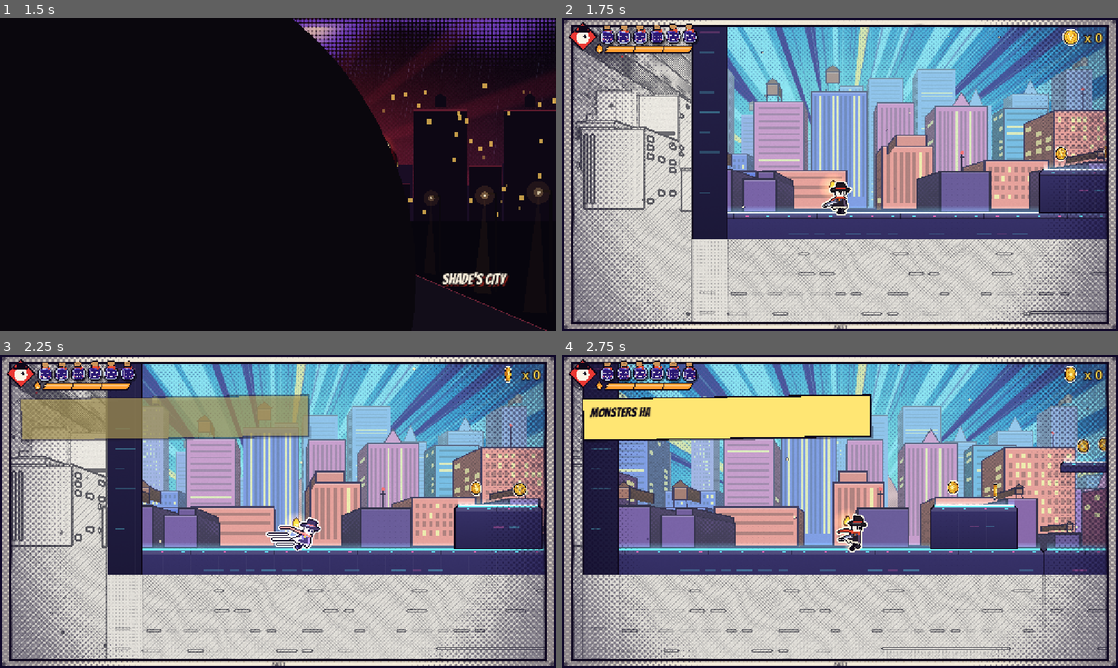
Above: before the commit, frames 1-4 (two rows, left to right).
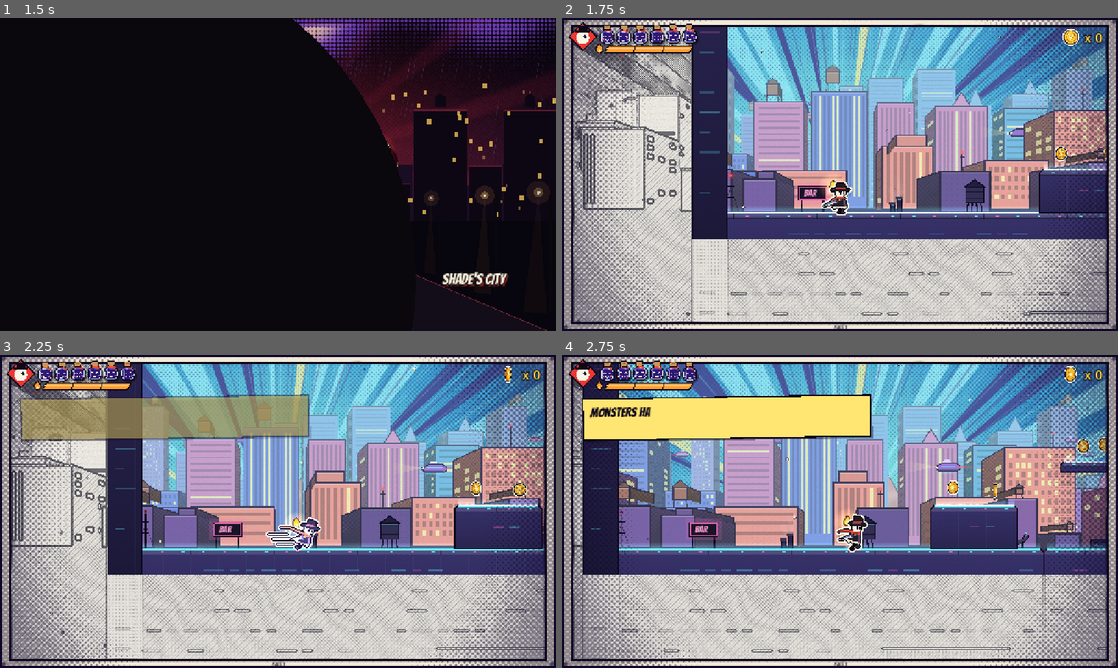
Above: after the commit, the same moments.

Repository: Ridhim-mittal/temp_game_jam
Game: Godot game, scene res://scenes/ui/main_menu.tscn
Two runs of this game, one before a commit and one after it. Both use one fixed random seed, a clock stepped at 60 frames per second and the inputs below. Sound files missing from this copy of the repository are replaced by a short silence.
Inputs (mouse positions are in pixels of both pictures, inside the frame that each line leads up to):
- Up to frame 1 (1.5 s): tap Enter (ui_accept) at 0.5 s; move the mouse to (400, 158) at 0.52 s; hold D (move_right) 0.53-1.25 s; hold F (heal) 0.53-1.25 s; click (400, 158) at 0.67 s; tap Space (jump) at 0.77, 1.07 s; drag from (166, 190) to (250, 237) at 1.27 s
- Up to frame 2 (1.75 s): no input
- Up to frame 3 (2.25 s): move the mouse to (333, 442) at 2.02 s; hold D (move_right) from 2.03 s (still down); hold F (heal) from 2.03 s (still down); tap Shift (dash) at 2.1 s
- Up to frame 4 (2.75 s): keep holding D (move_right); keep holding F (heal)

Frame 1 is identical in both runs. In frame 2, 0.8% of the frame differs, in the area x 9-98%, y 24-62%; in frame 3, 0.9%; in frame 4, 1.1%, in the area x 2-98%, y 25-62%.

Commit message:
2D detailing: hover traffic, rooftop clutter, Shade's script pages in the Long Drop
The City and Sketchbook sky gets two layers of hover cars between the
skylines (sky_traffic.gd); wide city blocks carry rooftop clutter behind the
walkway (AC fans turning, steaming vents, blinking antennas, dishes, a water
tank, a flickering neon sign, railings, crates, pigeons). The Long Drop's
trims add torn pages of Shade's script nailed to the walls, fallen pages,
paper strips from ceilings, and per zone glowing mushrooms, candle stubs or
pencil stubs. Visual only, no collision.

Co-Authored-By: Claude Opus 5.5 <noreply@anthropic.com>
Claude-Session: https://claude.ai/code/session_01RzNP4HJY4evBcjBDsyurQP

Diff:
--- a/scenes/background/comic_background.tscn
+++ b/scenes/background/comic_background.tscn
@@ -10,6 +10,7 @@
 [ext_resource type="Script" path="res://scripts/background/drift_motes.gd" id="8_motes"]
 [ext_resource type="Script" path="res://scripts/background/comic_foreground.gd" id="9_foreground"]
 [ext_resource type="Script" path="res://scripts/background/depth_fog.gd" id="10_fog"]
+[ext_resource type="Script" path="res://scripts/background/sky_traffic.gd" id="11_traffic"]
 
 [ext_resource type="Script" path="res://scripts/background/dark_veil.gd" id="20_veil"]
 [sub_resource type="ShaderMaterial" id="ShaderMaterial_sky"]
@@ -95,6 +96,21 @@
 side_windows = false
 detail_chance = 0.5
 
+[node name="TrafficFar" type="Parallax2D" parent="."]
+z_index = -10
+scroll_scale = Vector2(0.2, 0.2)
+script = ExtResource("5_parallax")
+
+[node name="Drawer" type="Node2D" parent="TrafficFar"]
+script = ExtResource("11_traffic")
+lanes = PackedFloat32Array(196, 232)
+speed = 45.0
+car_scale = 0.85
+spacing = 340.0
+fill = 0.55
+haze = 0.45
+seed = 7
+
 [node name="SkylineMid" type="Parallax2D" parent="."]
 z_index = -10
 scroll_scale = Vector2(0.28, 0.28)
@@ -117,6 +133,21 @@
 window_gap = Vector2(5, 7)
 lit_chance = 0.25
 
+[node name="TrafficNear" type="Parallax2D" parent="."]
+z_index = -10
+scroll_scale = Vector2(0.36, 0.36)
+script = ExtResource("5_parallax")
+
+[node name="Drawer" type="Node2D" parent="TrafficNear"]
+script = ExtResource("11_traffic")
+lanes = PackedFloat32Array(262, 308)
+speed = 95.0
+car_scale = 1.6
+spacing = 600.0
+fill = 0.5
+haze = 0.1
+seed = 3
+
 [node name="SkylineNear" type="Parallax2D" parent="."]
 z_index = -10
 scroll_scale = Vector2(0.45, 0.45)
--- /dev/null
+++ b/scripts/background/sky_traffic.gd
@@ -0,0 +1,91 @@
+extends Node2D
+## Hover cars drifting across the City's sky between the skylines
+## (comic_background.tscn: a far layer, small and hazy, and a nearer one).
+## Each lane runs one way; cars are spaced along it with gaps, bob a little,
+## and carry a headlight beam, a cyan thruster glow and a red tail streak.
+## Placed by deterministic hashing, so nothing is stored. One draw call.
+## Lanes are in the parent Parallax2D's screen space (see comic_parallax.gd).
+
+const ComicView = preload("res://scripts/background/comic_view.gd")
+const InkBatch = preload("res://scripts/depth/ink_batch.gd")
+
+## Height of each lane (local y); even lanes run right, odd ones left.
+@export var lanes := PackedFloat32Array([220.0, 262.0])
+@export var speed := 80.0
+@export var car_scale := 1.0
+## Distance between car slots along a lane; some slots stay empty.
+@export var spacing := 420.0
+@export_range(0.0, 1.0) var fill := 0.6
+## How much the far haze washes the cars out (0 = full colour).
+@export_range(0.0, 1.0) var haze := 0.0
+@export var haze_color := Color(0.62, 0.62, 0.95)
+@export var palette := PackedColorArray([Color(0.95, 0.42, 0.62), Color(0.42, 0.52, 0.95), Color(0.98, 0.72, 0.36),
+	Color(0.55, 0.36, 0.82), Color(0.36, 0.82, 0.86)])
+@export var ink := Color(0.06, 0.03, 0.13)
+@export var seed := 1
+
+var _t := 0.0
+
+
+func _process(delta: float) -> void:
+	_t += delta
+	queue_redraw()
+
+
+func _draw() -> void:
+	var rect: Rect2 = ComicView.local_view(self).rect
+	var b := InkBatch.new()
+	var margin := 80.0 * car_scale
+	for li in lanes.size():
+		var dir := 1.0 if (li + seed) % 2 == 0 else -1.0
+		var sp := speed * (0.85 + 0.3 * float(li))
+		var base := fmod(_t * sp * dir, spacing * 64.0)
+		var k0 := floori((rect.position.x - margin - base) / spacing)
+		var k1 := ceili((rect.end.x + margin - base) / spacing)
+		for k in range(k0, k1 + 1):
+			var h := absi(hash(Vector3i(seed, li, k)))
+			if float(h % 1000) / 1000.0 > fill:
+				continue
+			var x := base + k * spacing + float(h % 97) / 97.0 * spacing * 0.5
+			var y := lanes[li] + sin(_t * 1.6 + float(h % 13)) * 2.5 * car_scale + float((h >> 4) % 11) - 5.0
+			_car(b, Vector2(x, y), dir, palette[(h >> 8) % palette.size()], h)
+	b.flush(self)
+
+
+func _hz(c: Color) -> Color:
+	return Color(c.lerp(haze_color, haze), c.a)
+
+
+func _car(b: InkBatch, at: Vector2, dir: float, col: Color, h: int) -> void:
+	var s := car_scale
+	var pts := func(arr: Array) -> PackedVector2Array:
+		var out := PackedVector2Array()
+		for p: Vector2 in arr:
+			out.append(at + Vector2(p.x * dir, p.y) * s)
+		return out
+	# the headlight beam ahead and the tail streak behind
+	b.draw_polygon(pts.call([Vector2(17, -1), Vector2(62, -10), Vector2(62, 9)]),
+		PackedColorArray([Color(1.0, 0.95, 0.7, 0.45 * (1.0 - haze)), Color(1.0, 0.95, 0.7, 0.0), Color(1.0, 0.95, 0.7, 0.0)]))
+	b.draw_polygon(pts.call([Vector2(-17, -2), Vector2(-17, 1), Vector2(-54, 0)]),
+		PackedColorArray([Color(1.0, 0.25, 0.3, 0.7 * (1.0 - haze)), Color(1.0, 0.25, 0.3, 0.7 * (1.0 - haze)), Color(1.0, 0.25, 0.3, 0.0)]))
+	# thruster glow under it
+	var glow := PackedVector2Array()
+	for i in 12:
+		var a := TAU * i / 12.0
+		glow.append(at + Vector2(cos(a) * 13.0, 6.5 + sin(a) * 2.6) * s)
+	b.draw_colored_polygon(glow, Color(0.45, 0.95, 1.0, 0.35 * (1.0 - haze)))
+	# the body: a sleek wedge, a dark underside, a glass canopy
+	var body: PackedVector2Array = pts.call([Vector2(-17, -3), Vector2(-12, -6), Vector2(8, -6), Vector2(17, -1),
+		Vector2(17, 2), Vector2(12, 5), Vector2(-14, 5), Vector2(-18, 2)])
+	b.draw_colored_polygon(body, _hz(col))
+	b.draw_colored_polygon(pts.call([Vector2(-14, 2), Vector2(14, 2), Vector2(12, 5), Vector2(-14, 5)]), _hz(col.darkened(0.45)))
+	b.draw_colored_polygon(pts.call([Vector2(-6, -6), Vector2(-3, -11), Vector2(5, -11), Vector2(9, -6)]),
+		_hz(Color(0.75, 0.95, 1.0) if h % 3 else Color(0.95, 0.85, 1.0)))
+	b.draw_line(at + Vector2(-2 * dir, -10) * s, at + Vector2(4 * dir, -10) * s, Color(1, 1, 1, 0.7 * (1.0 - haze)), 1.2 * s)
+	var outline := body.duplicate()
+	outline.append(body[0])
+	b.draw_polyline(outline, _hz(ink), maxf(1.0, 1.8 * s))
+	# lights: head (warm), tail (red), a stripe of the City's neon
+	b.draw_circle(at + Vector2(16 * dir, 0) * s, 1.6 * s, Color(1.0, 0.97, 0.75))
+	b.draw_circle(at + Vector2(-17 * dir, 0) * s, 1.5 * s, Color(1.0, 0.3, 0.35))
+	b.draw_line(at + Vector2(-12 * dir, -1) * s, at + Vector2(10 * dir, -1) * s, _hz(Color(0.4, 0.95, 1.0, 0.8)), 1.0 * s)
--- a/scripts/depth/depth_style.gd
+++ b/scripts/depth/depth_style.gd
@@ -4,8 +4,15 @@
 ## Drawing helpers take a CanvasItem or an InkBatch (ink_batch.gd).
 ## Used by the backdrop (scripts/depth/depth_backdrop.gd), the terrain trims
 ## (depth_trim.gd) and the ledges (depth_ledge.gd).
+## Story detail on the trims: torn pages of Shade's script nailed to the walls
+## (scrawled lines, a word struck out in red), fallen pages on the floors, paper
+## strips hanging from ceilings, and per zone glowing mushrooms (Cavern), candle
+## stubs (Archive) or dropped pencil stubs (Works).
 
 enum { CAVERN, ARCHIVE, WORKS }
+
+const PAPER := Color(0.6, 0.58, 0.53)
+const RED_INK := Color(0.62, 0.1, 0.1)
 
 const PALETTES := [
 	{  # the Dripping Margins: teal on near-black
@@ -96,6 +103,7 @@
 				ci.draw_arc(Vector2(qx, y + 26.0), r2 * 0.8, PI + 0.5, TAU - 0.9, 5, depth(theme, 0.62), 1.5)
 				qx += r2 * 1.5
 	ci.draw_line(Vector2(x0, y), Vector2(x1, y), Color(depth(theme, 0.5), 0.9), 1.5)
+	_floor_details(ci, x0, x1, y, theme, rng)
 
 
 ## Things hanging from a ceiling from x0 to x1 at height y.
@@ -135,6 +143,86 @@
 				var l2 := rng.randf_range(14, 60)
 				ci.draw_line(Vector2(tx, y + 10), Vector2(tx + rng.randf_range(-4, 4), y + 10 + l2), Color(0.6, 0.52, 0.42), 1.5)
 				tx += rng.randf_range(60, 160)
+	# torn paper strips dangling here and there
+	var px := x0 + rng.randf_range(80, 260)
+	while px < x1 - 30.0:
+		if rng.randf() < 0.55:
+			var l := rng.randf_range(34, 80)
+			var bend := rng.randf_range(-6, 6)
+			ci.draw_colored_polygon(PackedVector2Array([Vector2(px - 5, y), Vector2(px + 5, y),
+				Vector2(px + 5 + bend, y + l * 0.6), Vector2(px + 1 + bend * 1.6, y + l), Vector2(px - 5 + bend * 1.4, y + l * 0.85),
+				Vector2(px - 5 + bend, y + l * 0.5)]), PAPER.darkened(0.25))
+			for k in 2:
+				ci.draw_line(Vector2(px - 1.5 + bend * (0.3 + k * 0.3), y + 6 + k * 9), Vector2(px + 1.5 + bend * (0.3 + k * 0.3), y + 7 + k * 9),
+					Color(0.1, 0.08, 0.1, 0.7), 1.0)
+			ci.draw_circle(Vector2(px, y + 2), 1.6, Color(0.2, 0.2, 0.24))
+		px += rng.randf_range(220, 480)
+
+
+## A torn page of Shade's script nailed up (or lying flat when `fallen`):
+## scrawled lines of handwriting, now and then a word struck out in red.
+static func page(ci, c: Vector2, rot: float, scale: float, rng: RandomNumberGenerator, fallen := false) -> void:
+	var w := 16.0 * scale
+	var h := (22.0 if not fallen else 7.0) * scale
+	var xf := Transform2D(rot, c)
+	var torn := PackedVector2Array([Vector2(-w * 0.5, -h * 0.5), Vector2(w * 0.5, -h * 0.5),
+		Vector2(w * 0.5, h * 0.2), Vector2(w * 0.3, h * 0.35), Vector2(w * 0.42, h * 0.5), Vector2(w * 0.05, h * 0.42),
+		Vector2(-w * 0.2, h * 0.5), Vector2(-w * 0.5, h * 0.38)])
+	var poly := PackedVector2Array()
+	for p in torn:
+		poly.append(xf * p)
+	ci.draw_colored_polygon(poly, PAPER.darkened(0.12 if fallen else 0.0))
+	poly.append(poly[0])
+	ci.draw_polyline(poly, Color(0.05, 0.04, 0.08), 1.2)
+	if fallen:
+		return
+	var rows := 5
+	for k in rows:
+		var ly := -h * 0.5 + 4.0 * scale + k * (h - 8.0 * scale) / rows
+		var lx0 := -w * 0.5 + 2.5 * scale
+		var lx1 := w * 0.5 - rng.randf_range(2.5, 6.0) * scale
+		ci.draw_line(xf * Vector2(lx0, ly), xf * Vector2(lx1, ly + rng.randf_range(-0.6, 0.6)), Color(0.12, 0.1, 0.14, 0.75), 1.0)
+	if rng.randf() < 0.6:  # a word struck out in red
+		var ry := -h * 0.5 + 4.0 * scale + rng.randi_range(1, rows - 2) * (h - 8.0 * scale) / rows
+		ci.draw_line(xf * Vector2(-w * 0.35, ry - 1.5), xf * Vector2(w * 0.25, ry + 1.5), RED_INK, 1.6)
+	ci.draw_circle(xf * Vector2(0, -h * 0.5 + 2.5 * scale), 1.6 * scale, Color(0.25, 0.25, 0.3))  # the nail
+
+
+## Detail along a floor: fallen pages and the zone's own clutter.
+static func _floor_details(ci, x0: float, x1: float, y: float, theme: int, rng: RandomNumberGenerator) -> void:
+	var pal: Dictionary = PALETTES[theme]
+	var x := x0 + rng.randf_range(40, 200)
+	while x < x1 - 30.0:
+		var r := rng.randf()
+		if r < 0.3:
+			page(ci, Vector2(x, y - 4.0), rng.randf_range(-0.12, 0.12), 1.7, rng, true)
+		elif r < 0.75:
+			match theme:
+				CAVERN:  # a cluster of glowing mushrooms
+					for k in rng.randi_range(2, 4):
+						var mx := x + k * rng.randf_range(8, 13)
+						var mh := rng.randf_range(8, 22)
+						ci.draw_line(Vector2(mx, y), Vector2(mx + rng.randf_range(-3, 3), y - mh), depth(theme, 0.4), 2.4)
+						ci.draw_circle(Vector2(mx, y - mh), 11.0, Color(pal.glow, 0.12))
+						ci.draw_colored_polygon(arc_pts(Vector2(mx, y - mh + 1), rng.randf_range(5.5, 8.5), 5.5, PI, TAU, 7), Color(pal.glow, 0.9))
+				ARCHIVE:  # a burnt-down candle stub
+					var ch := rng.randf_range(10, 22)
+					ci.draw_rect(Rect2(x - 4.5, y - ch, 9, ch), Color(0.62, 0.58, 0.5))
+					ci.draw_colored_polygon(ell(Vector2(x, y - 1), 9, 3, 10), Color(0.55, 0.5, 0.42))
+					ci.draw_line(Vector2(x, y - ch), Vector2(x, y - ch - 3), Color(0.1, 0.08, 0.08), 1.0)
+					ci.draw_circle(Vector2(x, y - ch - 9), 15.0, Color(pal.accent, 0.12))
+					ci.draw_colored_polygon(PackedVector2Array([Vector2(x - 3, y - ch - 4), Vector2(x, y - ch - 15), Vector2(x + 3, y - ch - 4)]),
+						Color(pal.accent, 0.95))
+				WORKS:  # a dropped pencil stub
+					var len := rng.randf_range(26, 40)
+					var dir := 1.0 if rng.randf() < 0.5 else -1.0
+					ci.draw_rect(Rect2(x - len * 0.5, y - 7.0, len, 7.0), Color(0.82, 0.62, 0.3))
+					ci.draw_line(Vector2(x - len * 0.5, y - 3.5), Vector2(x + len * 0.5, y - 3.5), Color(0.6, 0.42, 0.2), 1.0)
+					var tip := x + dir * len * 0.5
+					ci.draw_colored_polygon(PackedVector2Array([Vector2(tip, y - 7.0), Vector2(tip + dir * 11, y - 3.5), Vector2(tip, y)]),
+						Color(0.85, 0.75, 0.6))
+					ci.draw_circle(Vector2(tip + dir * 9.5, y - 3.5), 1.5, Color(0.15, 0.12, 0.15))
+		x += rng.randf_range(150, 360)
 
 
 ## Faint lit edge down a wall at x from y0 to y1. facing: +1 = open air to the right.
@@ -153,3 +241,9 @@
 			WORKS:
 				ci.draw_line(Vector2(x - facing * 12.0, y), Vector2(x + facing * 4.0, y), Color(0.6, 0.52, 0.42), 2.0)
 		y += rng.randf_range(50, 130)
+	# torn pages of the script nailed to the rock
+	var py := y0 + rng.randf_range(60, 220)
+	while py < y1 - 30.0:
+		if rng.randf() < 0.55:
+			page(ci, Vector2(x + facing * rng.randf_range(16, 24), py), rng.randf_range(-0.3, 0.3), rng.randf_range(1.8, 2.3), rng)
+		py += rng.randf_range(260, 520)
--- a/scripts/world/city_block.gd
+++ b/scripts/world/city_block.gd
@@ -6,9 +6,17 @@
 ## cap band with clean panel seams and small indicator lights, and on tall
 ## pieces a facade of faint panels and lit window slits. Ink outline, so it
 ## sits in the comic. One draw call (ink_batch.gd). Collision = `size`.
+## Wide pieces (roofs, the street) carry rooftop clutter behind the walkway
+## (`props`): AC units with turning fans, steaming vents, antennas with a
+## blinking light, dishes, a water tank, a flickering neon sign, railings,
+## crates and the odd pigeon. Placed by hash, animated at 12 fps on screen.
 
 const InkBatch = preload("res://scripts/depth/ink_batch.gd")
 const INK := Color(0.05, 0.03, 0.1)
+const FONT = preload("res://assets/fonts/Bangers-Regular.ttf")
+## Rooftop props are drawn this much bigger than their numbers (about Vesper's scale).
+const PROP_SCALE := 1.4
+const SIGNS := ["NOODLES", "24/7", "INK", "OPEN", "HOTEL", "COMICS", "BAR", "ARCADE"]
 
 @export var size := Vector2(128, 32):
 	set(value):
@@ -22,8 +30,13 @@
 @export var accent := Color(1.0, 0.42, 0.75)
 @export var top_color := Color(0.22, 0.2, 0.42)
 @export var bottom_color := Color(0.07, 0.06, 0.15)
+## Rooftop clutter behind the walkway (only on pieces wide enough to be a roof).
+@export var props := true
 
 var _glow: Node2D
+var _props: Node2D
+var _prop_t := 0.0
+var _prop_frame := -1
 
 
 func _ready() -> void:
@@ -34,6 +47,11 @@
 	_glow.material = mat
 	_glow.draw.connect(_draw_glow)
 	add_child(_glow)
+	if props and size.x >= 220.0 and size.y <= size.x * 1.2:
+		_props = Node2D.new()
+		_props.z_index = -1  # behind the walkway and the player; feet hidden behind the cap
+		_props.draw.connect(_draw_props)
+		add_child(_props)
 	if Engine.is_editor_hint():
 		return
 	var cs := CollisionShape2D.new()
@@ -41,6 +59,22 @@
 	rect.size = size
 	cs.shape = rect
 	add_child(cs)
+
+
+func _process(delta: float) -> void:
+	if _props == null:
+		return
+	_prop_t += delta
+	var f := int(_prop_t * 12.0)
+	if f == _prop_frame:
+		return
+	_prop_frame = f
+	if Engine.is_editor_hint():
+		_props.queue_redraw()
+		return
+	var on := get_global_transform_with_canvas() * Rect2(-size * 0.5 - Vector2(0, 110), size + Vector2(0, 110))
+	if get_viewport_rect().grow(80.0).intersects(on):
+		_props.queue_redraw()
 
 
 func _chamfer() -> float:
@@ -116,3 +150,147 @@
 		PackedColorArray([Color(trim, 0.28), Color(trim, 0.28), Color(trim, 0.0), Color(trim, 0.0)]))
 	_glow.draw_polygon(PackedVector2Array([Vector2(x0, y), Vector2(x1, y), Vector2(x1, y + 8), Vector2(x0, y + 8)]),
 		PackedColorArray([Color(trim, 0.2), Color(trim, 0.2), Color(trim, 0.0), Color(trim, 0.0)]))
+
+
+# ---------------------------------------------------------------- rooftop props
+
+func _draw_props() -> void:
+	var r := Rect2(-size * 0.5, size)
+	var y := r.position.y + 3.0
+	var t := float(_prop_frame) / 12.0
+	var rng := RandomNumberGenerator.new()
+	rng.seed = hash(Vector2i(position))
+	var b := InkBatch.new()
+	var sil := top_color.darkened(0.3)
+	var lit := Color(trim, 0.55)
+	var texts: Array = []
+	var x := r.position.x + rng.randf_range(50.0, 140.0)
+	var sign_done := false
+	var tank_done := false
+	while x < r.end.x - 60.0:
+		var kind := rng.randi() % 9
+		var ph := rng.randf() * 10.0
+		var w := 30.0
+		var ps := PROP_SCALE
+		b.draw_set_transform(Vector2(x, y) * (1.0 - ps), 0.0, Vector2.ONE * ps)  # scale each prop about its foot
+		match kind:
+			0:  # AC unit, its fan turning
+				w = 30.0
+				_box(b, Rect2(x, y - 17, 30, 17), sil, lit)
+				b.draw_circle(Vector2(x + 10, y - 8.5), 5.5, sil.darkened(0.4))
+				for k in 3:
+					var a := t * 9.0 + k * TAU / 3.0 + ph
+					b.draw_line(Vector2(x + 10, y - 8.5), Vector2(x + 10, y - 8.5) + Vector2.from_angle(a) * 4.5, sil.lightened(0.25), 1.5)
+				for k in 3:
+					b.draw_line(Vector2(x + 18, y - 13 + k * 4), Vector2(x + 27, y - 13 + k * 4), Color(INK, 0.6), 1.0)
+			1:  # vent pipes, steaming
+				w = 22.0
+				for k in 2:
+					var px := x + k * 11.0
+					var ph2 := 16.0 + k * 9.0
+					_box(b, Rect2(px, y - ph2, 7, ph2), sil, lit)
+					b.draw_rect(Rect2(px - 2, y - ph2 - 3, 11, 4), sil.lightened(0.1))
+					for q in 3:
+						var u := fmod(t * 0.6 + q / 3.0 + ph * 0.1 + k * 0.17, 1.0)
+						b.draw_circle(Vector2(px + 3.5 + sin(u * 5.0 + ph) * 3.0, y - ph2 - 6 - u * 26.0), 3.0 + u * 5.0,
+							Color(0.9, 0.92, 1.0, 0.16 * (1.0 - u)))
+			2:  # antenna mast, a red light blinking on top
+				w = 18.0
+				var hgt := rng.randf_range(44.0, 78.0)
+				b.draw_line(Vector2(x + 9, y), Vector2(x + 9, y - hgt), INK, 2.5)
+				b.draw_line(Vector2(x + 9, y), Vector2(x + 9, y - hgt), sil.lightened(0.15), 1.2)
+				for k in 2:
+					var cy := y - hgt * (0.45 + 0.3 * k)
+					b.draw_line(Vector2(x + 3, cy), Vector2(x + 15, cy), INK, 1.5)
+				b.draw_line(Vector2(x + 9, y - hgt * 0.7), Vector2(x - 6, y), Color(INK, 0.5), 1.0)
+				b.draw_line(Vector2(x + 9, y - hgt * 0.7), Vector2(x + 24, y), Color(INK, 0.5), 1.0)
+				if fmod(t + ph, 1.6) < 0.3:
+					b.draw_circle(Vector2(x + 9, y - hgt - 2), 6.0, Color(1.0, 0.2, 0.25, 0.3))
+					b.draw_circle(Vector2(x + 9, y - hgt - 2), 2.4, Color(1.0, 0.35, 0.35))
+				else:
+					b.draw_circle(Vector2(x + 9, y - hgt - 2), 2.0, Color(0.45, 0.1, 0.12))
+			3:  # satellite dish
+				w = 26.0
+				b.draw_line(Vector2(x + 12, y), Vector2(x + 12, y - 12), INK, 3.0)
+				var dish := PackedVector2Array()
+				for k in 9:
+					var a := lerpf(-0.2, PI + 0.2, k / 8.0)
+					dish.append(Vector2(x + 12, y - 18) + Vector2(cos(a) * 12.0, sin(a) * 5.0).rotated(-0.55))
+				b.draw_colored_polygon(dish, sil.lightened(0.12))
+				b.draw_polyline(dish, INK, 1.5)
+				b.draw_line(Vector2(x + 12, y - 18), Vector2(x + 18, y - 28), INK, 1.5)
+				b.draw_circle(Vector2(x + 18, y - 28), 1.8, Color(trim, 0.9))
+			4:  # water tank on legs
+				if tank_done:
+					x += 10.0
+					continue
+				tank_done = true
+				w = 34.0
+				for k in 4:
+					b.draw_line(Vector2(x + 4 + k * 8.5, y), Vector2(x + 6 + k * 7.0, y - 18), INK, 2.0)
+				_box(b, Rect2(x + 2, y - 44, 30, 26), sil.lightened(0.05), lit)
+				for k in 2:
+					b.draw_line(Vector2(x + 2, y - 36 + k * 10), Vector2(x + 32, y - 36 + k * 10), Color(INK, 0.6), 1.2)
+				var roof := PackedVector2Array([Vector2(x, y - 44), Vector2(x + 17, y - 56), Vector2(x + 34, y - 44)])
+				b.draw_colored_polygon(roof, sil.darkened(0.15))
+				roof.append(roof[0])
+				b.draw_polyline(roof, INK, 1.5)
+			5:  # a neon sign on legs, flickering
+				if sign_done:
+					x += 10.0
+					continue
+				sign_done = true
+				var text: String = SIGNS[rng.randi() % SIGNS.size()]
+				w = 18.0 + text.length() * 10.0
+				var col := accent if rng.randf() < 0.5 else trim
+				var on := fmod(t * 1.3 + ph, 7.0) > 0.35 and not (fmod(t * 1.3 + ph, 7.0) > 0.9 and fmod(t * 1.3 + ph, 7.0) < 1.05)
+				for k in 2:
+					b.draw_line(Vector2(x + 6 + k * (w - 12), y), Vector2(x + 6 + k * (w - 12), y - 22), INK, 2.5)
+				var panel := Rect2(x, y - 46, w, 24)
+				if on:
+					b.draw_rect(panel.grow(6), Color(col, 0.16))
+				b.draw_rect(panel, INK.lightened(0.05))
+				b.draw_rect(panel.grow(-2), Color(col, 0.9 if on else 0.25), false, 1.6)
+				var at := Vector2(x, y) + (Vector2(x + 9, y - 28.5) - Vector2(x, y)) * ps
+				texts.append([at, text, Color(col.lightened(0.35), 1.0 if on else 0.3), int(16 * ps)])
+			6:  # a stretch of railing
+				w = rng.randf_range(48.0, 90.0)
+				b.draw_line(Vector2(x, y - 12), Vector2(x + w, y - 12), INK, 2.5)
+				b.draw_line(Vector2(x, y - 12), Vector2(x + w, y - 12), sil.lightened(0.2), 1.0)
+				var px := x
+				while px <= x + w:
+					b.draw_line(Vector2(px, y), Vector2(px, y - 12), INK, 2.0)
+					px += 14.0
+			7:  # crates
+				w = 34.0
+				for k in 2 + rng.randi() % 2:
+					var cs := 14.0 - k * 1.5
+					var cr := Rect2(x + k * 9.0 + (0.0 if k < 2 else -6.0), y - cs - (0.0 if k < 2 else 13.0), cs, cs)
+					_box(b, cr, Color(0.36, 0.26, 0.3), Color(1, 1, 1, 0.12))
+					b.draw_line(cr.position, cr.end, Color(INK, 0.6), 1.0)
+					b.draw_line(Vector2(cr.end.x, cr.position.y), Vector2(cr.position.x, cr.end.y), Color(INK, 0.6), 1.0)
+			8:  # a pigeon, pecking now and then
+				w = 12.0
+				var peck := 3.0 if fmod(t + ph, 2.6) < 0.25 else 0.0
+				b.draw_colored_polygon(_oval(Vector2(x + 6, y - 4), 5.0, 3.5), Color(0.55, 0.55, 0.65))
+				b.draw_circle(Vector2(x + 10, y - 8 + peck), 2.4, Color(0.6, 0.6, 0.7))
+				b.draw_line(Vector2(x + 12, y - 8 + peck), Vector2(x + 14, y - 7.5 + peck), Color(1.0, 0.7, 0.3), 1.2)
+				b.draw_line(Vector2(x + 1, y - 4), Vector2(x - 2, y - 6), Color(0.4, 0.4, 0.5), 1.5)
+		x += w * ps + rng.randf_range(70.0, 200.0)
+	b.draw_set_transform(Vector2.ZERO)
+	b.flush(_props)
+	for tx in texts:
+		_props.draw_string(FONT, tx[0], tx[1], HORIZONTAL_ALIGNMENT_LEFT, -1, tx[3], tx[2])
+
+
+func _box(b: InkBatch, rect: Rect2, fill: Color, edge: Color) -> void:
+	b.draw_rect(rect, fill)
+	b.draw_line(rect.position + Vector2(1, 1), Vector2(rect.end.x - 1, rect.position.y + 1), edge, 1.2)
+	b.draw_rect(rect, INK, false, 1.5)
+
+
+func _oval(c: Vector2, rx: float, ry: float) -> PackedVector2Array:
+	var out := PackedVector2Array()
+	for i in 10:
+		out.append(c + Vector2(cos(TAU * i / 10.0) * rx, sin(TAU * i / 10.0) * ry))
+	return out
Not shown, added: scripts/background/sky_traffic.gd.uid
